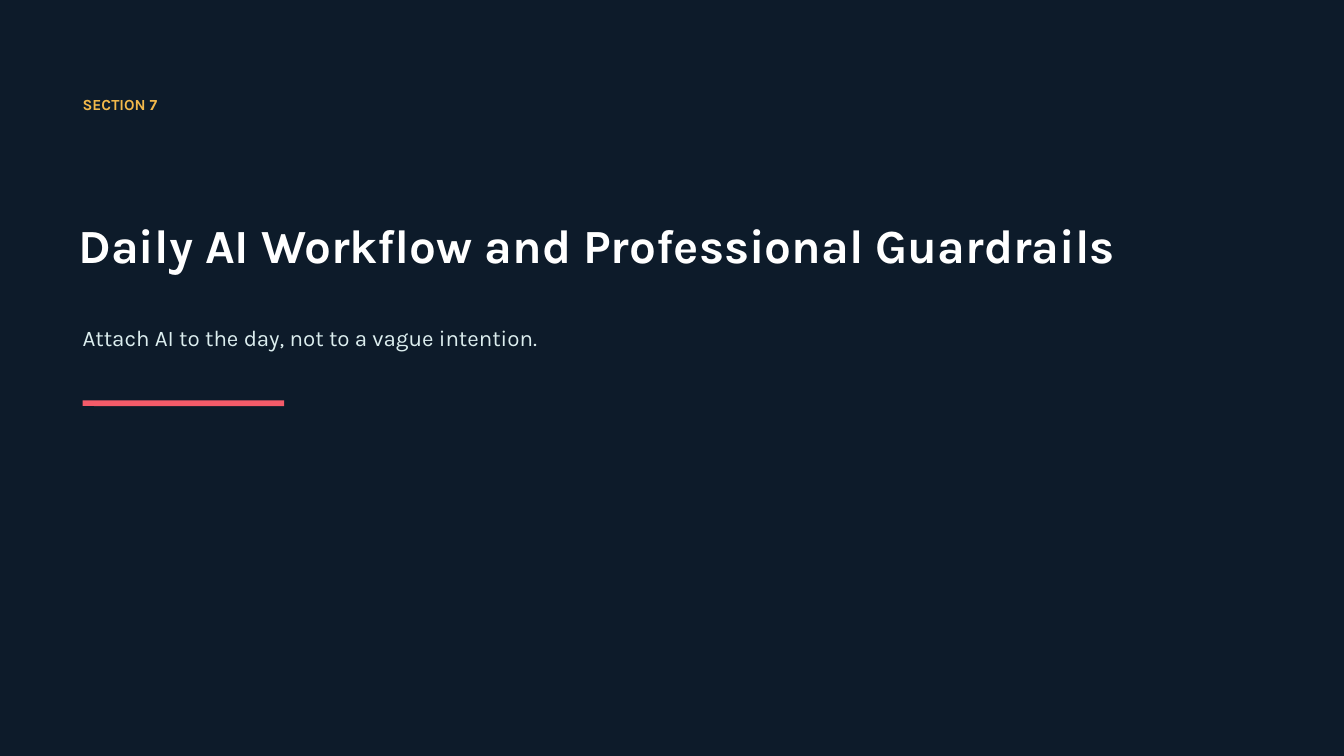
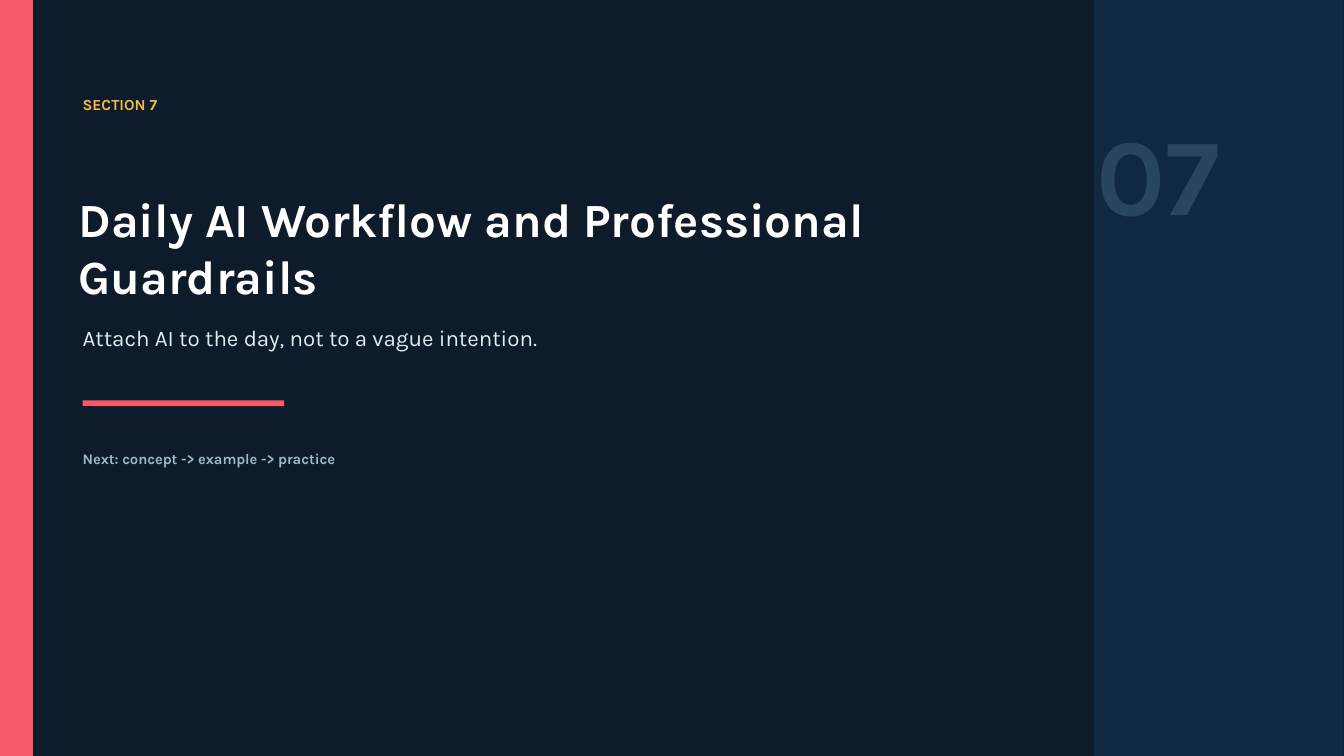
Before and after one commit to ianbprice/miami-realtors-ai-course-series, a slide deck: slide 37 of slides/course-01-ai-for-real-estate-sales-approved-instructor-deck.pptx. Drawn at 1344x756 pixels with LibreOffice and Linux fonts; fonts in the diff are those of the drawing. Boxes give left, top, right and bottom in pixels: in the first picture for what was removed or moved away, otherwise in the second. Text is boxed around its words. In the diff, an @@ line names an element or a change of style, - is before the commit and + after.

```diff
--- a/slides/course-01-ai-for-real-estate-sales-approved-instructor-deck.pptx
+++ b/slides/course-01-ai-for-real-estate-sales-approved-instructor-deck.pptx
@@ rectangle added at box(0, 0, 32, 756), fill #F45B69, outline #F45B69 1 pt @@
@@ rectangle added at box(1094, 0, 1344, 756), fill #102B43 at 90% opacity @@
@@ text "Daily AI Workflow and Professional ..." rewrapped from box(79, 229, 1115, 274) to box(79, 203, 863, 295) @@
@@ text added at box(83, 453, 335, 468), 10.5 pt, text #9DB8C8, bold @@
+Next: concept -> example -> practice
```
Also in this commit, not shown: 47 other slides changed, 2 other files.
